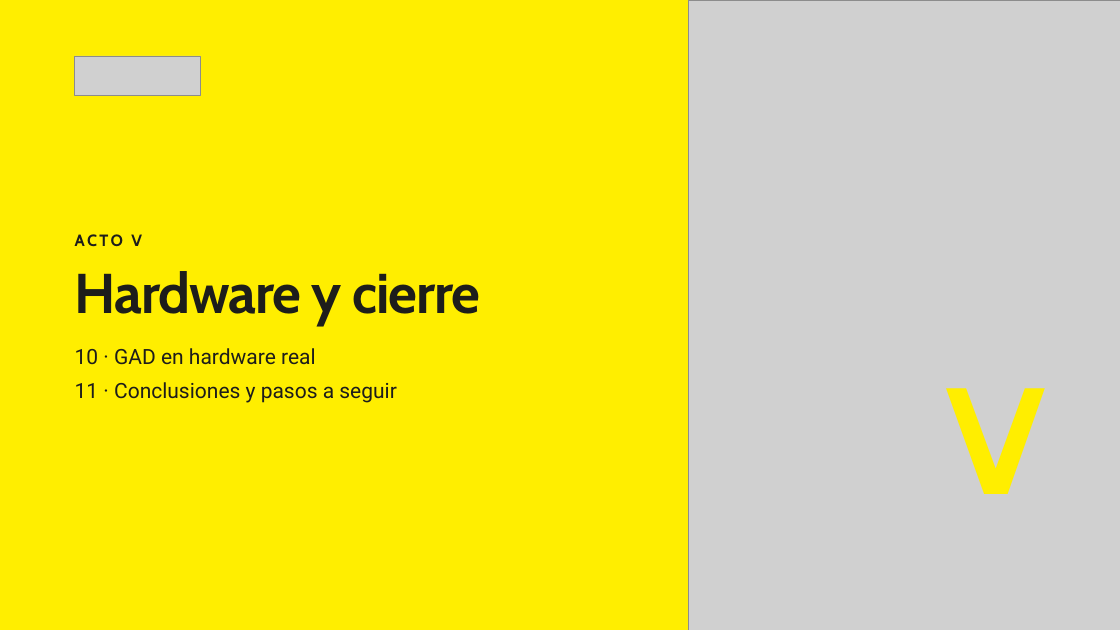
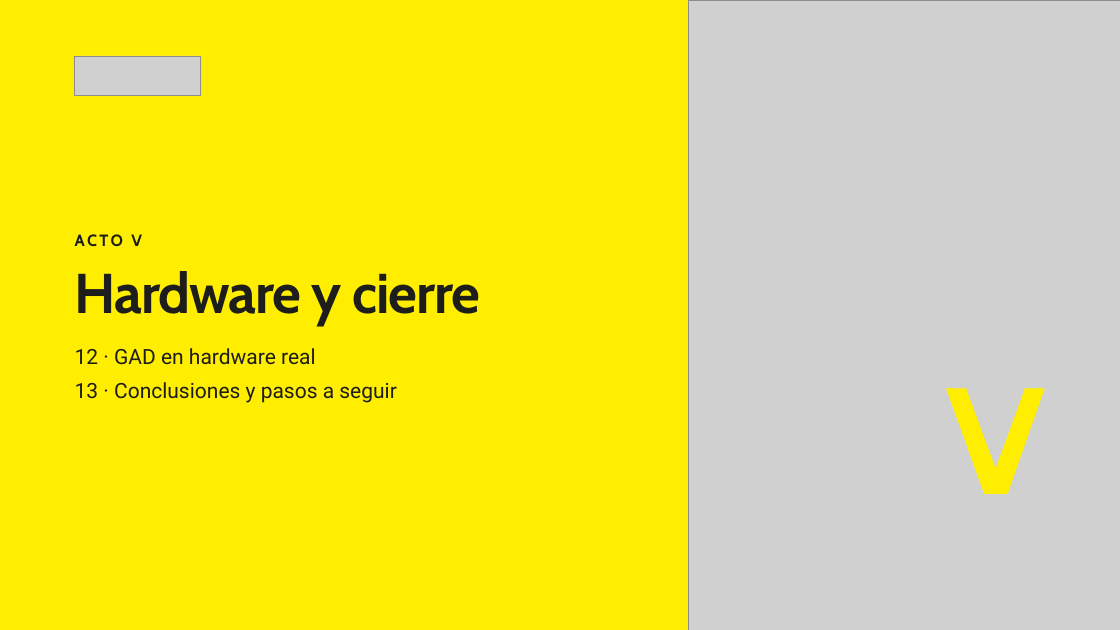
Before and after one commit to tomasSiSa18/TesisPregrado, a slide deck: slide 38 of PresentacionSemana10/Avances semana 10.pptx (slide 34 before the commit). Drawn at 1120x630 pixels with LibreOffice and Linux fonts; fonts in the diff are those of the drawing; grey boxes stand for pictures. Boxes give left, top, right and bottom in pixels: in the first picture for what was removed or moved away, otherwise in the second. Text is boxed around its words. In the diff, an @@ line names an element or a change of style, - is before the commit and + after.

```diff
--- a/PresentacionSemana10/Avances semana 10.pptx
+++ b/PresentacionSemana10/Avances semana 10.pptx
@@ text at [75, 348, 316, 365]: text changed @@
-10 · GAD en hardware real
+12 · GAD en hardware real
@@ text at [75, 382, 396, 403]: text changed @@
-11 · Conclusiones y pasos a seguir
+13 · Conclusiones y pasos a seguir
```
Also in this commit, not shown: 36 other slides changed, 6 slides added, 2 slides removed, 1 other file.
